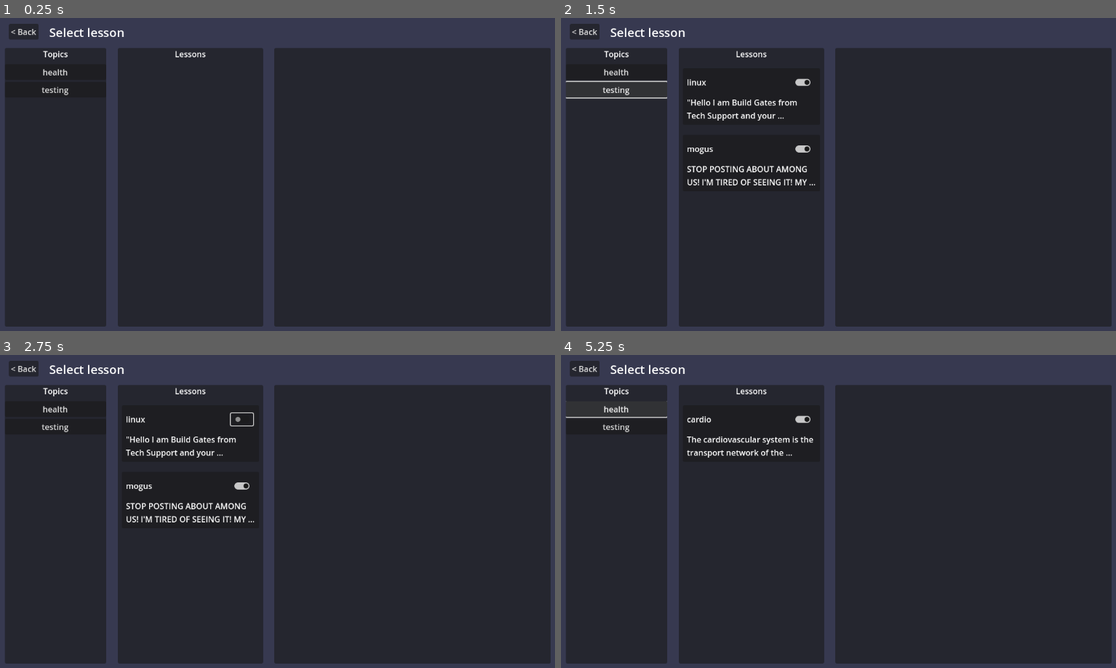
Above: before the commit, frames 1-4 (two rows, left to right).
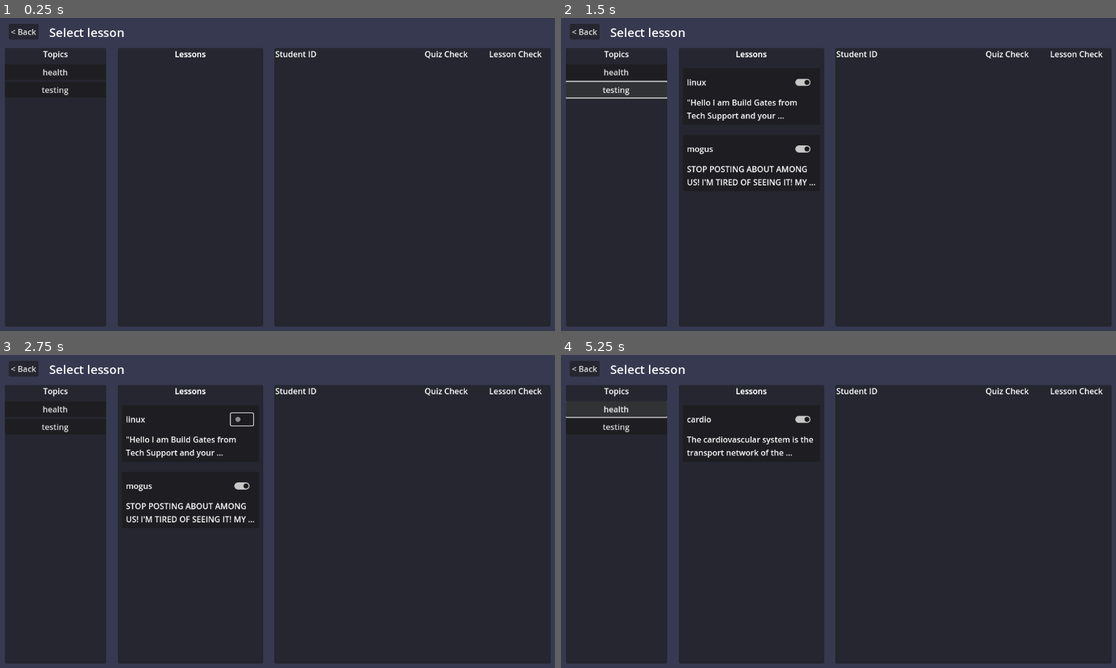
Above: after the commit, the same moments.

Repository: squidink7/SuperAF
Game: Godot game, scene res://scenes/ui/teacher/teacher_page.tscn
Same seed, same stepped clock (60 frames per second), same inputs: the game is played once before the commit and once after it. This scene is started directly instead of the project's main scene.
Inputs (mouse positions are in pixels of both pictures, inside the frame that each line leads up to):
- Up to frame 1 (0.25 s): no input
- Up to frame 2 (1.5 s): click "health" at 0.5 s; click "testing" at 1.25 s
- Up to frame 3 (2.75 s): click (244, 420) at 2.02 s
- Up to frame 4 (5.25 s): click "health" at 2.75 s; click "testing" at 3.5 s; click (805, 420) at 4.27 s; click "health" at 5 s

The runs differ from the first frame. In frame 1, 0.3% of the frame differs, in the area x 31-98%, y 10-14%; in frame 2, 0.3%; in frame 3, 0.3%; in frame 4, 0.3%.

Commit message:
Assigning titles to teacher_page

Diff:
--- a/scenes/ui/student/student_page.tscn
+++ b/scenes/ui/student/student_page.tscn
@@ -227,7 +227,6 @@
 offset_top = 16.0
 offset_right = 260.0
 offset_bottom = 40.0
-button_pressed = true
 button_group = ExtResource("2_ds8ba")
 
 [node name="GameMode1Label" type="Label" parent="GameModePanel/SubwaySurfersMode"]
--- a/scenes/ui/teacher/teacher_page.tscn
+++ b/scenes/ui/teacher/teacher_page.tscn
@@ -84,6 +84,13 @@
 text = "Lessons"
 horizontal_alignment = 1
 
+[node name="Label2" type="Label" parent="LessonsPanel"]
+layout_mode = 0
+offset_right = 288.0
+offset_bottom = 32.0
+text = "Lessons"
+horizontal_alignment = 1
+
 [node name="BackButton" type="Button" parent="."]
 layout_mode = 0
 offset_left = 32.0
@@ -126,3 +133,27 @@
 layout_mode = 2
 size_flags_horizontal = 3
 size_flags_vertical = 3
+
+[node name="StudentIDLabel" type="Label" parent="."]
+layout_mode = 0
+offset_left = 560.0
+offset_top = 64.0
+offset_right = 832.0
+offset_bottom = 87.0
+text = "Student ID "
+
+[node name="QuizCheckLabel" type="Label" parent="."]
+layout_mode = 0
+offset_left = 856.0
+offset_top = 64.0
+offset_right = 928.0
+offset_bottom = 87.0
+text = "Quiz Check"
+
+[node name="QuizCheckLabel2" type="Label" parent="."]
+layout_mode = 0
+offset_left = 984.0
+offset_top = 64.0
+offset_right = 1070.0
+offset_bottom = 87.0
+text = "Lesson Check"
